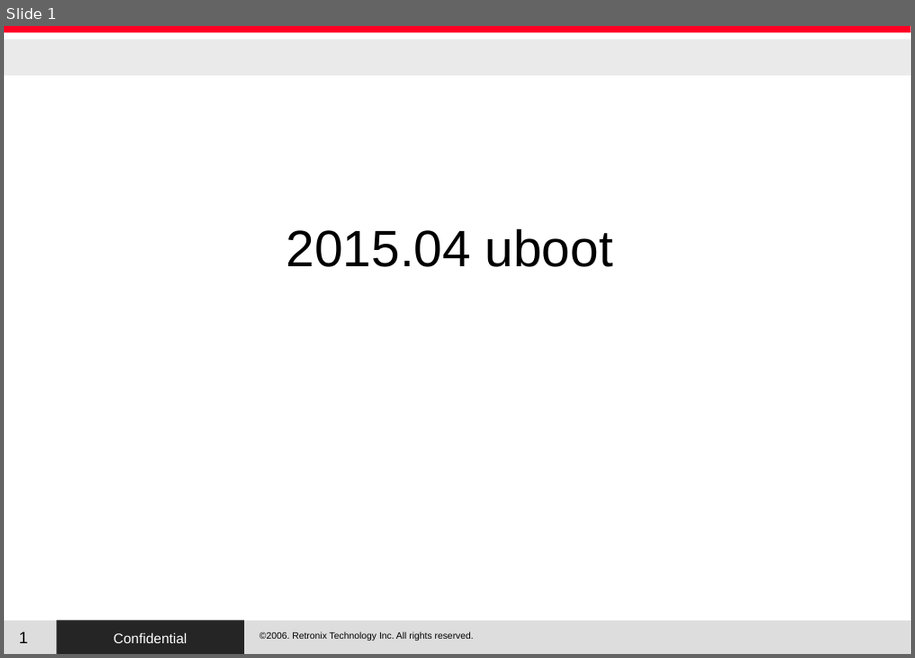
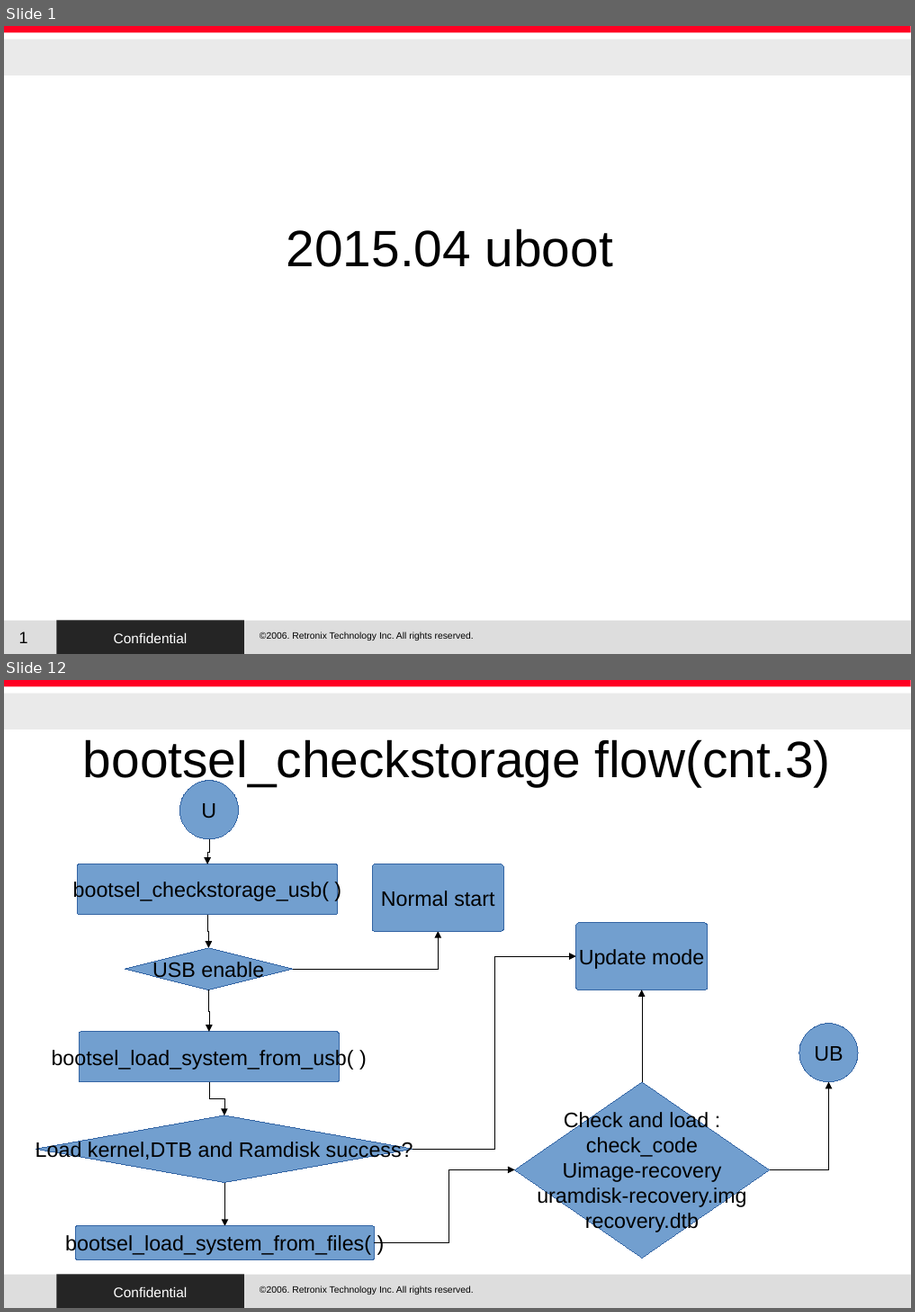
Before and after one commit to RetronixTechInc/u-boot-rtx, a slide deck: RTX/uboot.odp. Shown one above the other, each under a label of ours: slide 1 before the commit, slides 1 and 12 after it; the slides between them are not shown. The pictures are 915x658 and 915x1312 pixels, drawn with LibreOffice and Linux fonts; fonts in the diff are those of the drawing; background and template pictures are left out. Boxes give left, top, right and bottom in pixels: in the first picture for what was removed or moved away, otherwise in the second. Text is boxed around its words. In the diff, an @@ line names an element or a change of style, - is before the commit and + after.

```diff
--- a/RTX/uboot.odp
+++ b/RTX/uboot.odp
@@ slide 12 added at [4, 680, 911, 1308], background #FFFFFF; not listed: 5 template elements that a slide beside it also shows @@
@@ title added at [83, 739, 831, 786], 44 pt, text #000000 @@
+bootsel_checkstorage flow(cnt.3)
@@ ellipse added at [180, 781, 239, 839], fill #729FCF, outline #3465A4 0 pt, 18 pt, text #000000 @@
+U
@@ elbow arrow added from (209, 839) to (207, 864), #000000 0 pt @@
@@ rounded rectangle added at [78, 864, 337, 915], fill #729FCF, outline #3465A4 0 pt, 18 pt, text #000000 @@
+bootsel_checkstorage_usb( )
@@ rounded rectangle added at [373, 864, 504, 931], fill #729FCF, outline #3465A4 0 pt, 18 pt, text #000000 @@
+Normal start
@@ elbow arrow added from (207, 915) to (208, 948), #000000 0 pt @@
@@ diamond added at [125, 948, 292, 990], fill #729FCF, outline #3465A4 0 pt, 18 pt, text #000000 @@
+USB enable
@@ elbow arrow added from (292, 969) to (438, 931), #000000 0 pt @@
@@ rounded rectangle added at [576, 923, 708, 990], fill #729FCF, outline #3465A4 0 pt, 18 pt, text #000000 @@
+Update mode
@@ elbow arrow added from (413, 1149) to (576, 956), #000000 0 pt @@
@@ elbow arrow added from (208, 990) to (209, 1032), #000000 0 pt @@
@@ elbow arrow added from (642, 1082) to (642, 990), #000000 0 pt @@
@@ ellipse added at [800, 1024, 858, 1082], fill #729FCF, outline #3465A4 0 pt, 18 pt, text #000000 @@
+UB
@@ rounded rectangle added at [80, 1032, 339, 1082], fill #729FCF, outline #3465A4 0 pt, 18 pt, text #000000 @@
+bootsel_load_system_from_usb( )
@@ elbow arrow added from (209, 1082) to (224, 1116), #000000 0 pt @@
@@ diamond added at [515, 1082, 770, 1258], fill #729FCF, outline #3465A4 0 pt, 18 pt, text #000000 @@
+Check and load :
+check_code
+Uimage-recovery
+uramdisk-recovery.img
+recovery.dtb
@@ elbow arrow added from (770, 1170) to (829, 1082), #000000 0 pt @@
@@ diamond added at [36, 1116, 413, 1182], fill #729FCF, outline #3465A4 0 pt, 18 pt, text #000000 @@
+Load kernel,DTB and Ramdisk success?
@@ elbow arrow added from (224, 1182) to (225, 1226), #000000 0 pt @@
@@ elbow arrow added from (374, 1242) to (515, 1170), #000000 0 pt @@
@@ rounded rectangle added at [75, 1226, 374, 1260], fill #729FCF, outline #3465A4 0 pt, 18 pt, text #000000 @@
+bootsel_load_system_from_files( )
```
Also in this commit, not shown: 10 slides changed, 5 other slides added, 5 slides removed, 27 other files.
